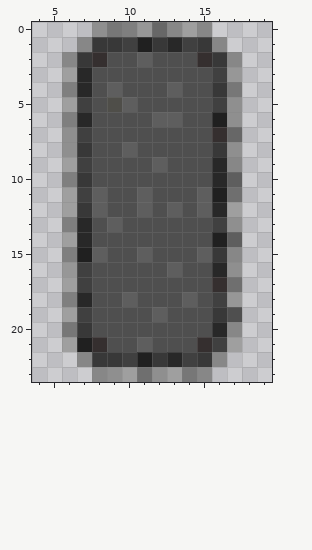
Two states of a pixel-art sprite, src/main/resources/assets/rocksolid/gasses/vacuum/tank_item.png. Above, as it was before the edit.
The file is 24x24 pixels. Colours within 5 levels of each other are drawn and written as one. Shown: x 4..19, y 0..23.
Once edited:
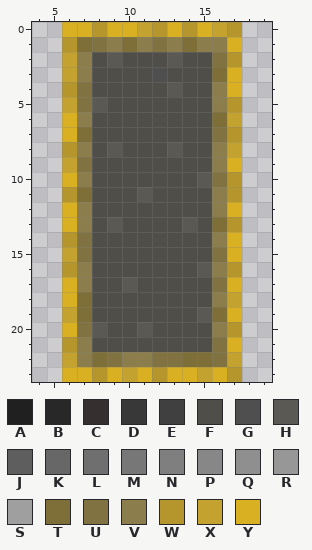
Palette (. is transparent): A #202020  B #282828  C #352f2f  D #383838  E #404040  F #4f4e49  G #4f4f4f  H #5a5954  J #5e5e5e  K #676767  L #6f6f6f  M #777777  N #7f7f7f  P #878787  Q #8f8f8f  R #979797  S #9f9f9f  T #7e6e37  U #817341  V #8c7e4c  W #b4962d  X #c3a230  Y #d9b022
Message: new gas tanks
What changed:
@@ x 4..19 @@
- 0 ....QMNRKPSP....
- 1 ...PDDEADBEDP...
- 2 ..PDCGGJGGGCDP..
- 3 ..SBGGGGGGGGER..
- 4 ..NBGJGGGJGGDM..
- 5 ..SEGFJGGGGGEQ..
- 6 ..NBGGGGJJGGAQ..
- 7 ..QEGGGGGGGGCK..
- 8 ..QDGGJGGGGGDQ..
- 9 ..SEGGGGJGGGBP..
-10 ..NDGGGGGGGGBJ..
-11 ..SEJGGJGGGJAL..
-12 ..SDJGGJGJGJBS..
-13 ..NBGJGGGGGGEQ..
-14 ..SBGGGGGGGGAJ..
-15 ..NAJGGJGGGJDP..
-16 ..REGGGGGJGGBQ..
-17 ..SEGGGGGGGGCL..
-18 ..NBGGJGGGJGER..
-19 ..SEGGGGJGGGDG..
-20 ..MDGGGGGGGGBP..
-21 ..SACGGJGGGCES..
-22 ...PDDEADBEDP...
-23 ....PQSLQSMP....
+ 0 ..YYWYYXWYWYXW..
+ 1 ..WTUVTVUVTVVY..
+ 2 ..XVFHFFFHFFUW..
+ 3 ..XVFFFFGFFFTY..
+ 4 ..WUFFFFFHFFVY..
+ 5 ..XUHFFFFFFFVW..
+ 6 ..YVFFFFFFFFTX..
+ 7 ..YTFFFFFFFFUW..
+ 8 ..WVFHFFFHFFVX..
+ 9 ..XUFFFFFFFFVY..
+10 ..YVFFFFFFFHUW..
+11 ..WTFFFHFFFFVW..
+12 ..YVFFFFFFFFVY..
+13 ..YVFHFFFFHFTW..
+14 ..WUFFFFFFFFVY..
+15 ..XUFFFFFFFFUY..
+16 ..WVFFFFFFFHVW..
+17 ..YVFFHFFFFFUY..
+18 ..YTFFFFFFFFVX..
+19 ..XTFFFFFFFHTY..
+20 ..YUHFFHFFFFVW..
+21 ..WVFFFFFFFFUY..
+22 ..XVTUVVUUTTUX..
+23 ..YYWYXYWYYXYW..
